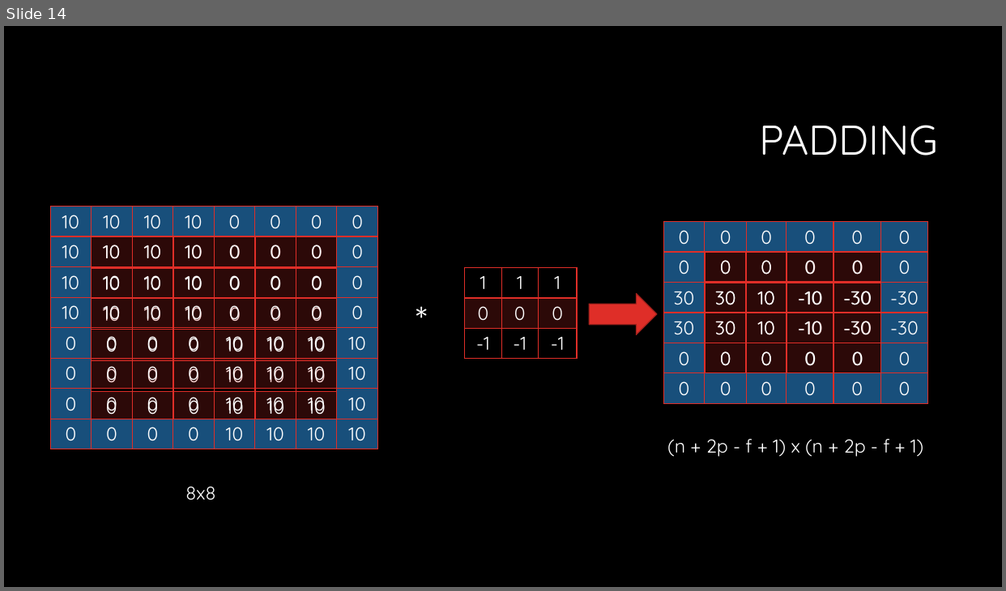
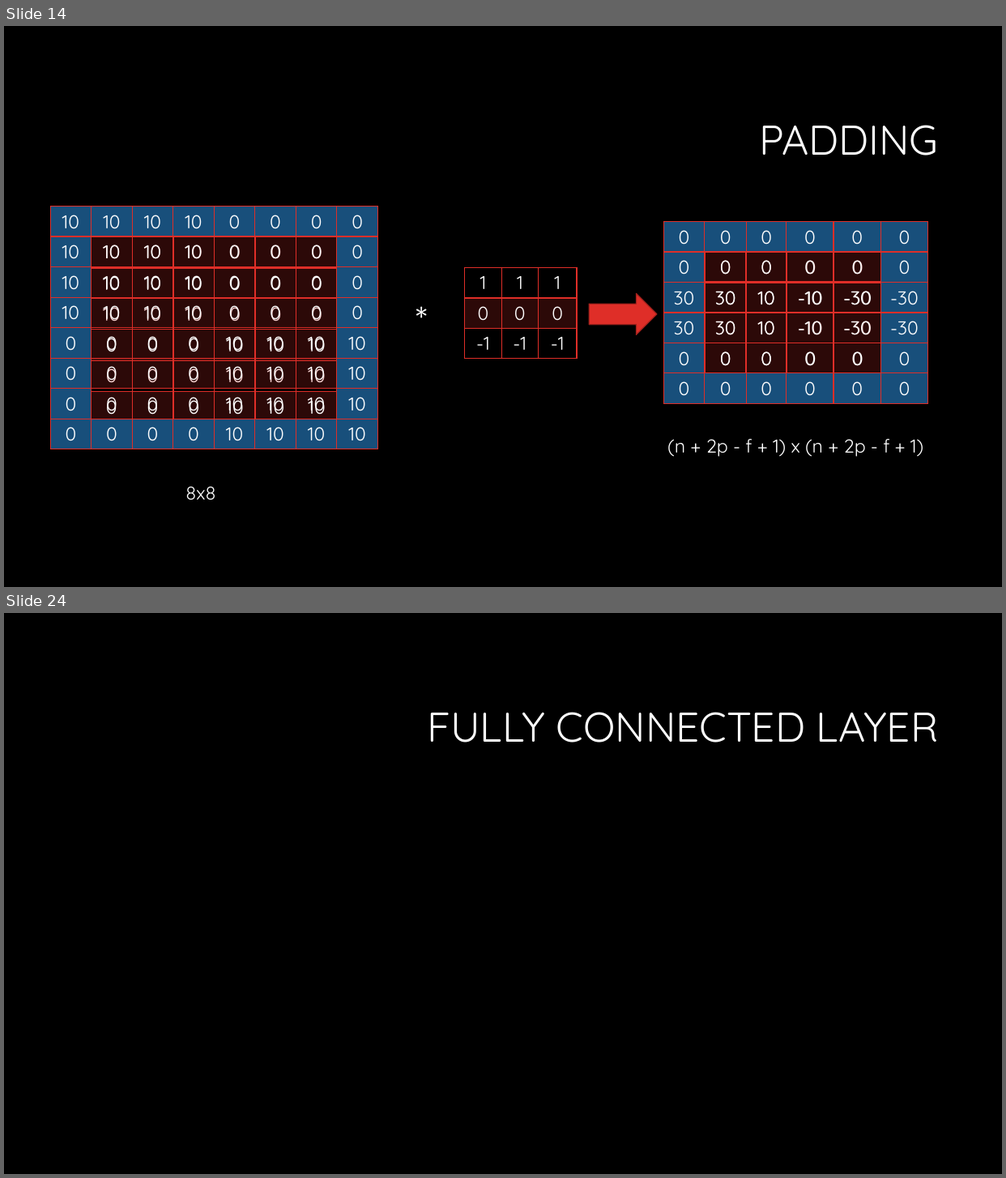
Before and after one commit to martontamas92/CNN, a slide deck: Konvolúciós neuronhálók.pptx. Shown one above the other, each under a label of ours: slide 14 before the commit, slides 14 and 24 after it; the slides between them are not shown. The pictures are 1006x591 and 1006x1178 pixels, drawn with LibreOffice and Linux fonts; fonts in the diff are those of the drawing; background and template pictures are left out. Boxes give left, top, right and bottom in pixels: in the first picture for what was removed or moved away, otherwise in the second. Text is boxed around its words. In the diff, an @@ line names an element or a change of style, - is before the commit and + after.

```diff
--- a/Konvolúciós neuronhálók.pptx
+++ b/Konvolúciós neuronhálók.pptx
@@ slide 24 added at (4, 613, 1002, 1174), background #000000 @@
@@ title added at (427, 712, 938, 743), 40 pt, text #FFFFFF @@
+FULLY CONNECTED LAYER
```
Also in this commit, not shown: 2 slides changed, 7 other slides added.
